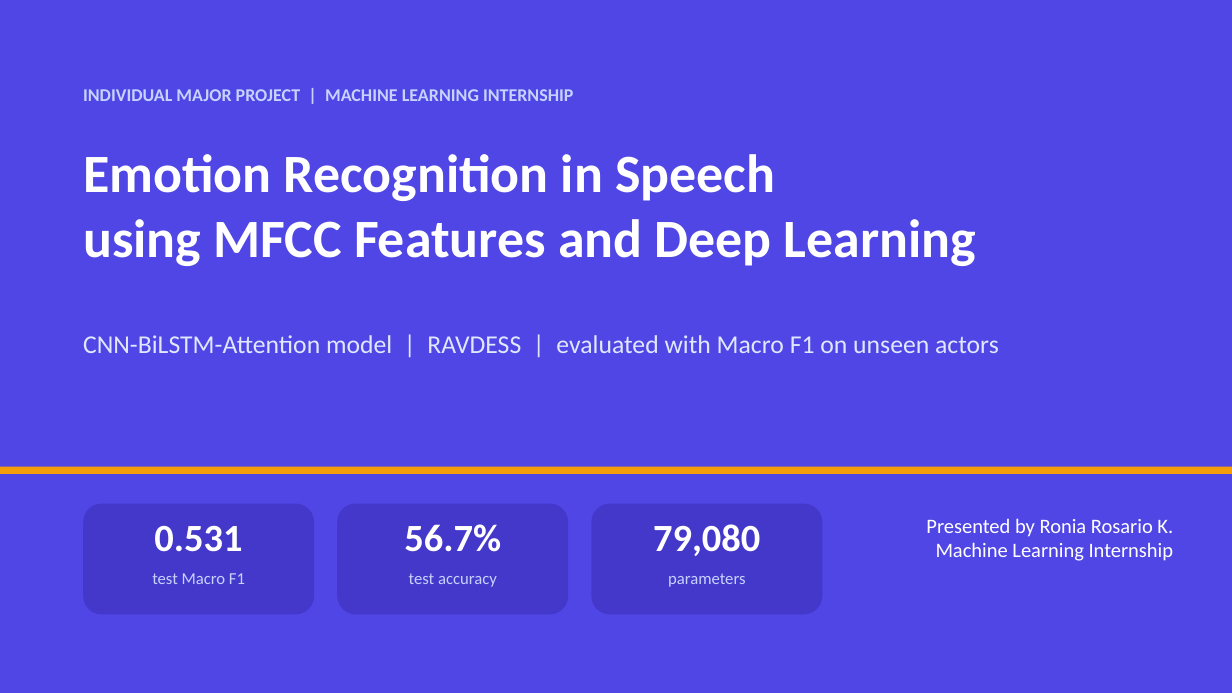
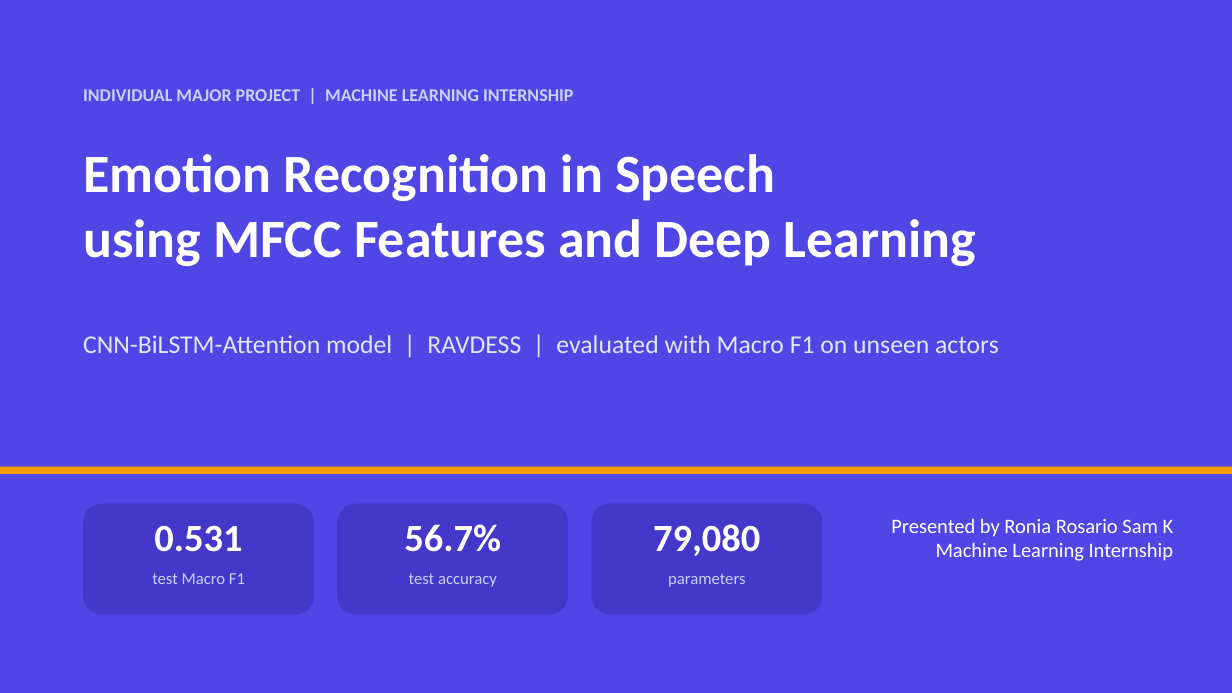
Before and after one commit to roniarosariosamk/Speech-Emotion-Recognition, a slide deck: slide 1 of Speech Emotion Recognition/Speech_Emotion_Recognition_Presentation.pptx. Drawn at 1232x693 pixels with LibreOffice and Linux fonts; fonts in the diff are those of the drawing. Boxes give left, top, right and bottom in pixels: in the first picture for what was removed or moved away, otherwise in the second. Text is boxed around its words. In the diff, an @@ line names an element or a change of style, - is before the commit and + after.

Commit message:
Update final speech emotion recognition report and presentation

```diff
--- a/Speech Emotion Recognition/Speech_Emotion_Recognition_Presentation.pptx
+++ b/Speech Emotion Recognition/Speech_Emotion_Recognition_Presentation.pptx
@@ text at (891,518,1174,537): text changed @@
-Presented by Ronia Rosario K.
+Presented by Ronia Rosario Sam K
```
Also in this commit, not shown: 1 other file.
